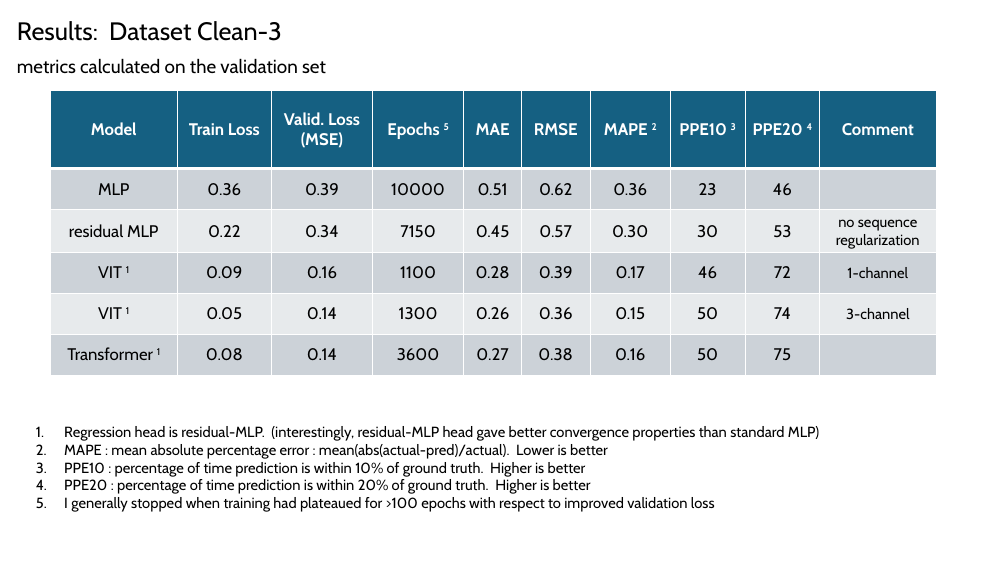
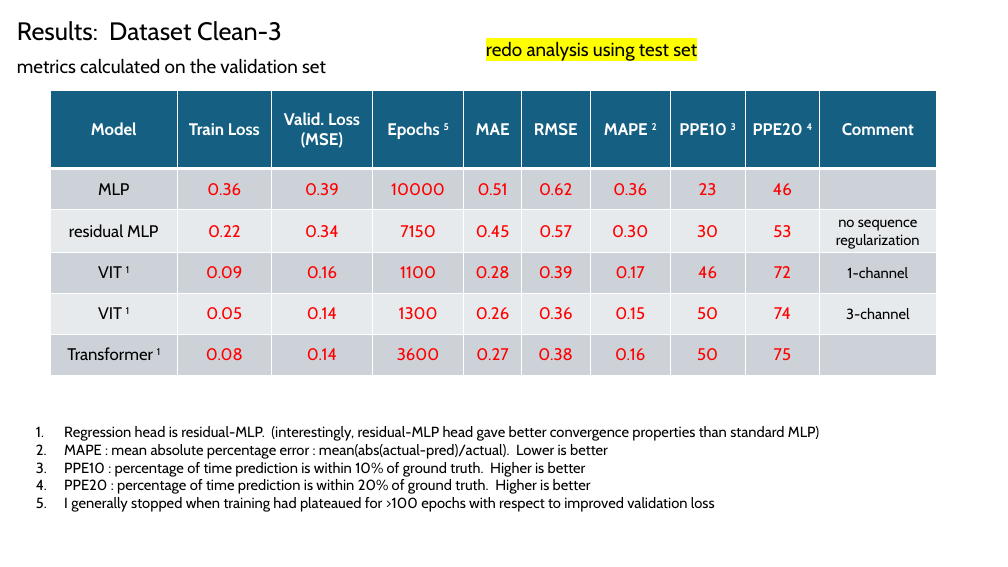
Before and after one commit to planaria158/BERT-antibody-antigen-binding-energy, a slide deck: slide 28 of Homework-aAlphaBio.pptx (slide 15 before the commit). Drawn at 1008x567 pixels with LibreOffice and Linux fonts; fonts in the diff are those of the drawing. Boxes give left, top, right and bottom in pixels: in the first picture for what was removed or moved away, otherwise in the second. Text is boxed around its words. In the diff, an @@ line names an element or a change of style, - is before the commit and + after.

```diff
--- a/Homework-aAlphaBio.pptx
+++ b/Homework-aAlphaBio.pptx
@@ text added at bbox=[486, 41, 697, 61], 18 pt, text #000000 @@
+redo analysis using test set
@@ table at bbox=[51, 91, 936, 377] @@
@@ text colour #000000 to #FF0000 in "0.36", "0.39", "10000", "0.51" and 36 more places @@
```
Also in this commit, not shown: 13 other slides changed, 4 slides added, 2 slides removed.
